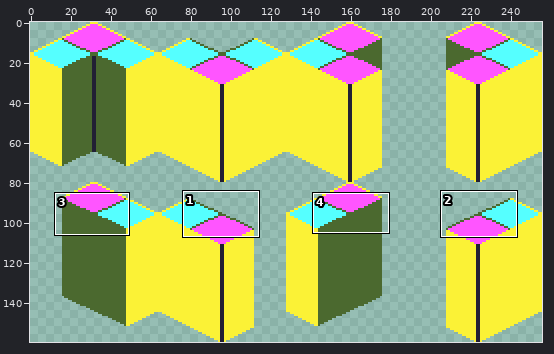
A pixel-art file gets an edit: data/sprites/Sprite-0002.aseprite. The first picture is a wide view before the edit; the outline marks the close-up.
Close-up. Before the edit:
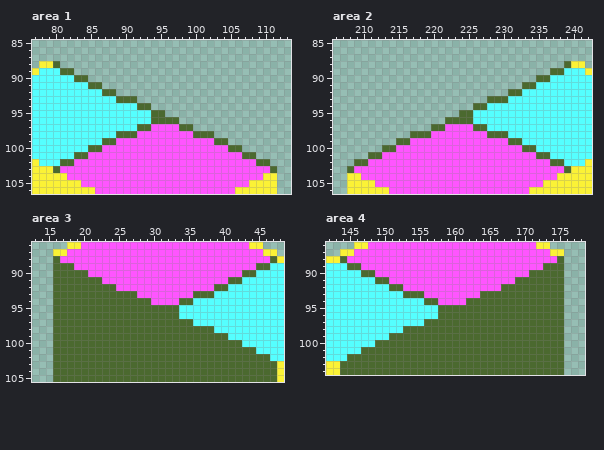
256x160 pixels, 1 frame. Shown: area 1: x 77..113, y 85..106; area 2: x 206..242, y 85..106; area 3: x 13..48, y 86..105; area 4: x 142..178, y 86..104.
The same view after the edit:
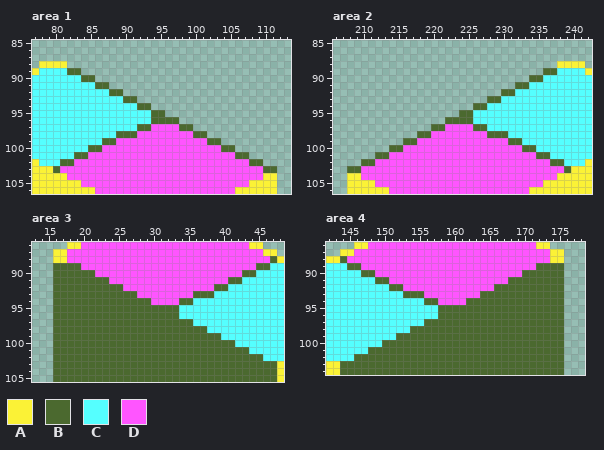
Palette (. is transparent): A #fbf236  B #4b692f  C #55ffff  D #ff55ff
What changed:
Area 1, layer "Working":
The edit adds colour A in row 88 at x 81.
Colour B gives way to colour A in row 88 at x 80.
The edit adds colour B in row 89 at x 83; in row 90 at x 85; in row 91 at x 87; in row 92 at x 89.
Colour D gives way to colour B in row 99 at x 102; in row 100 at x 104; in row 101 at x 106; in row 102 at x 108; in row 103 at x 110.
Colour B gives way to colour C in row 89 at x 81; in row 90 at x 83; in row 91 at x 85; in row 92 at x 87; in row 93 at x 89.
Colour B is removed in row 98 at x 102; in row 99 at x 104; in row 100 at x 106; in row 101 at x 108; in row 102 at x 110.
Area 2, layer "Working":
The edit adds colour A in row 88 at x 238.
Colour B gives way to colour A in row 88 at x 239.
The edit adds colour B in row 89 at x 236; in row 90 at x 234; in row 91 at x 232; in row 92 at x 230.
Colour D gives way to colour B in row 99 at x 217; in row 100 at x 215; in row 101 at x 213; in row 102 at x 211; in row 103 at x 209.
Colour B gives way to colour C in row 89 at x 238; in row 90 at x 236; in row 91 at x 234; in row 92 at x 232; in row 93 at x 230.
Colour B is removed in row 98 at x 217; in row 99 at x 215; in row 100 at x 213; in row 101 at x 211; in row 102 at x 209.
Area 3, layer "Working":
Colour B gives way to colour A in row 88 at x 16.
Colour D gives way to colour A in row 88 at x 17.
Colour D gives way to colour B in row 89 at x 19; in row 90 at x 21; in row 91 at x 23; in row 92 at x 25.
Colour B gives way to colour C in row 98 at x 38; in row 99 at x 40; in row 100 at x 42; in row 101 at x 44; in row 102 at x 46.
Area 4, layer "Working":
Colour B gives way to colour A in row 88 at x 175.
Colour D gives way to colour A in row 88 at x 174.
Colour D gives way to colour B in row 89 at x 172; in row 90 at x 170; in row 91 at x 168; in row 92 at x 166.
Colour B gives way to colour C in row 98 at x 153; in row 99 at x 151; in row 100 at x 149; in row 101 at x 147; in row 102 at x 145.
